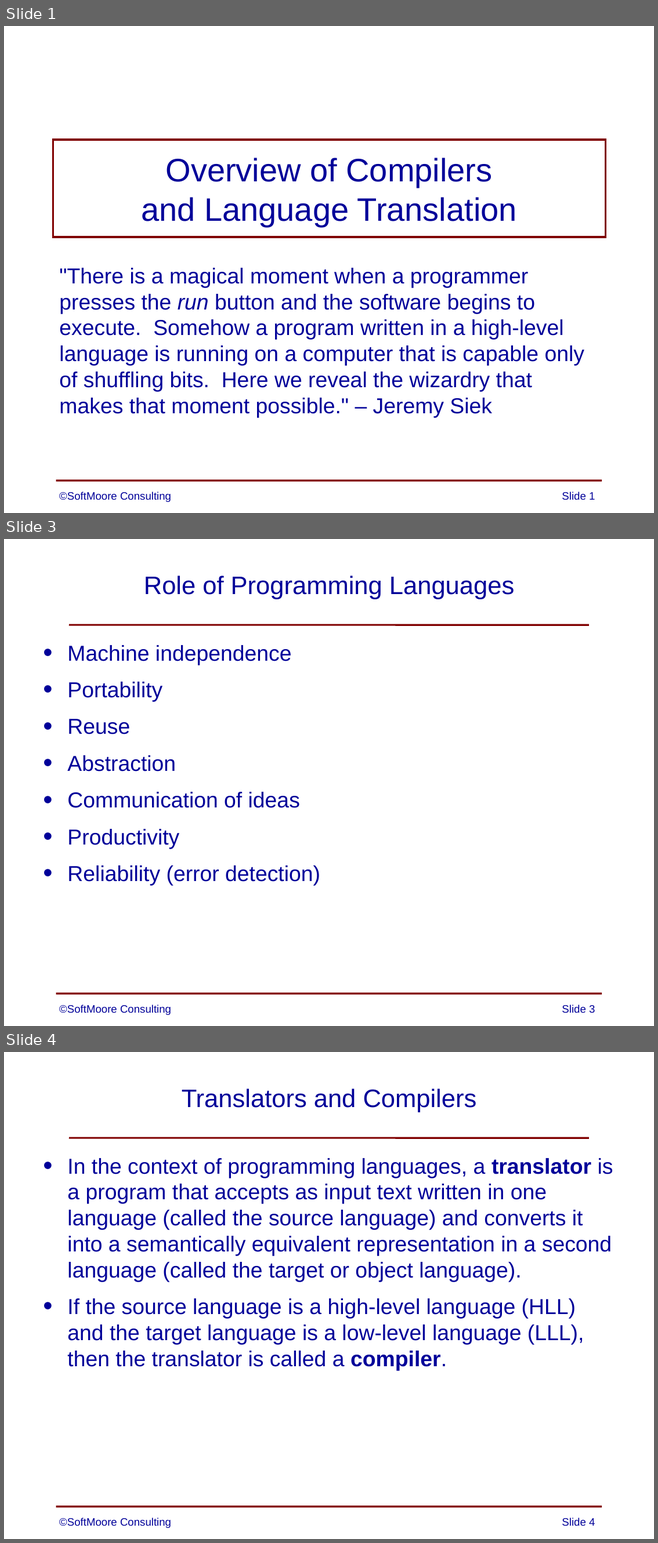
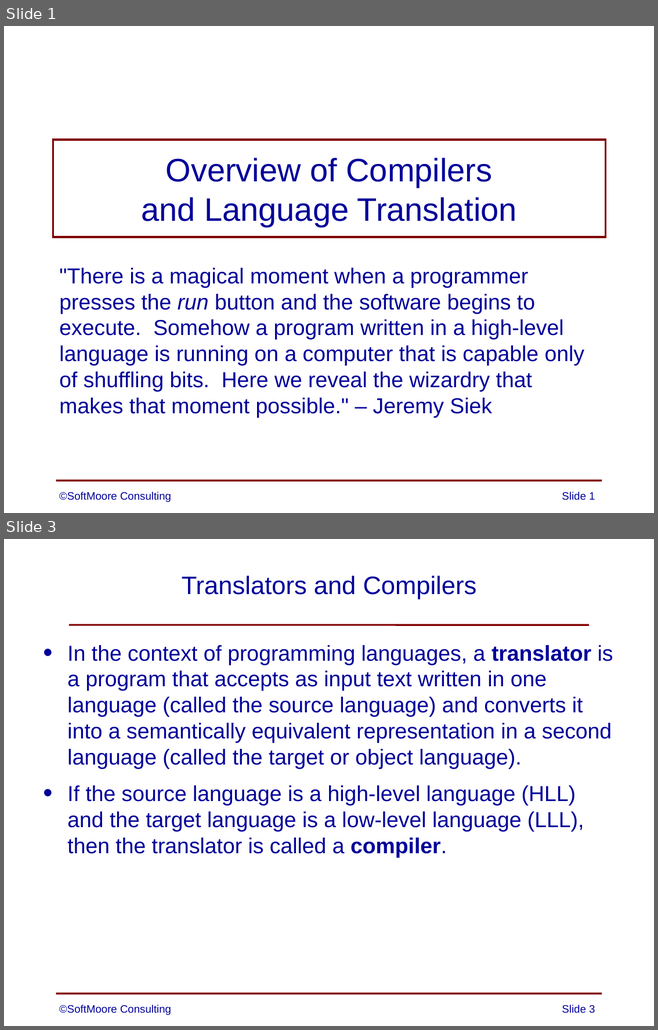
Before and after one commit to SoftMoore/CPRL-Kt-2nd, a slide deck: PowerPoints/01 - Overview of Compilers.pptx. Shown one above the other, each under a label of ours: slides 1, 3 and 4 before the commit, slides 1 and 3 after it; the slides between them are not shown. The pictures are 658x1543 and 658x1030 pixels, drawn with LibreOffice and Linux fonts; fonts in the diff are those of the drawing. Boxes give left, top, right and bottom in pixels: in the first picture for what was removed or moved away, otherwise in the second. Text is boxed around its words. In the diff, an @@ line names an element or a change of style, - is before the commit and + after.

```diff
--- a/PowerPoints/01 - Overview of Compilers.pptx
+++ b/PowerPoints/01 - Overview of Compilers.pptx
@@ slide 3 removed at [4,539,654,1026], background #FFFFFF; not listed: 2 template elements that a slide beside it also shows @@
@@ title removed at [144,576,514,599] @@
-Role of Programming Languages
@@ text removed at [67,645,320,886] @@
-• Machine independence
-• Portability
-• Reuse
-• Abstraction
-• Communication of ideas
-• Productivity
-• Reliability (error detection)
@@ text removed at [59,1005,171,1015] @@
-©SoftMoore Consulting
@@ page number removed at [561,1005,594,1013] @@
-Slide 3
@@ what was slide 4 is now slide 3 @@
@@ page number at [561,1005,594,1013]: text changed @@
-Slide 4
+Slide 3
```
Also in this commit, not shown: 1 slide changed, 1 other file.
